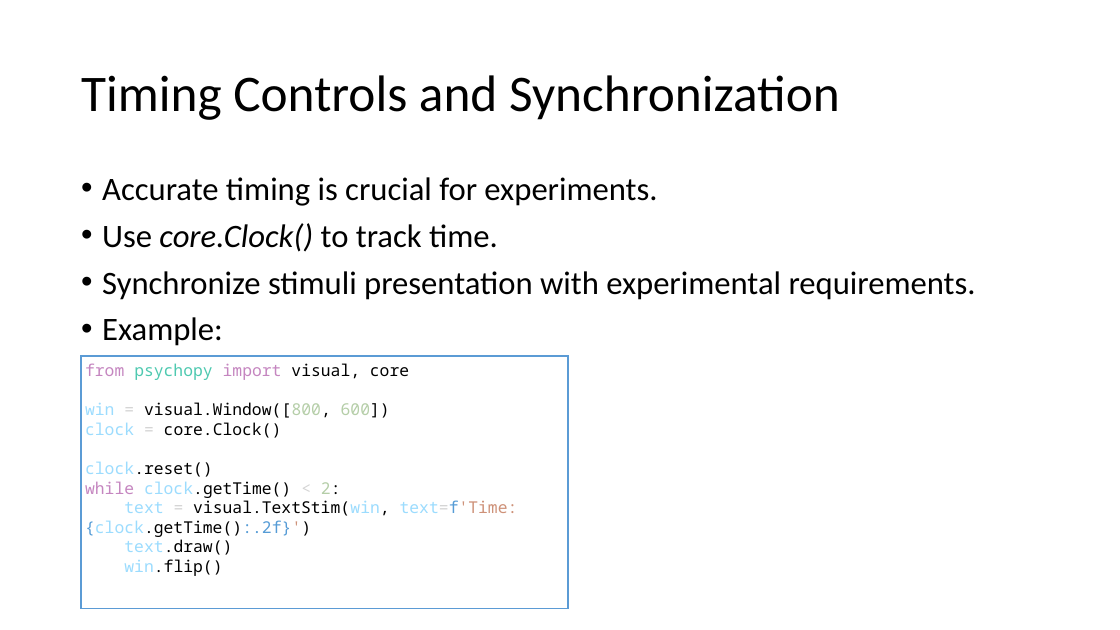
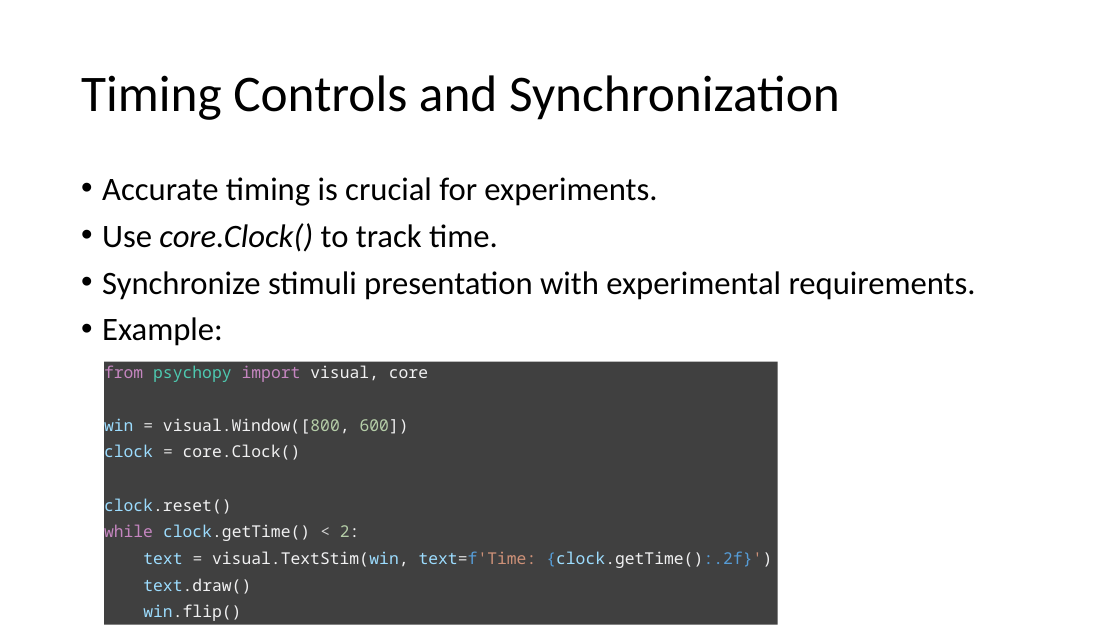
Before and after one commit to caggursoy/PsychoPy-Intro-Course, a slide deck: slide 12 of intro-psychopy/part2.pptx. Drawn at 1120x630 pixels with LibreOffice and Linux fonts; fonts in the diff are those of the drawing. Boxes give left, top, right and bottom in pixels: in the first picture for what was removed or moved away, otherwise in the second. Text is boxed around its words. In the diff, an @@ line names an element or a change of style, - is before the commit and + after.

```diff
--- a/intro-psychopy/part2.pptx
+++ b/intro-psychopy/part2.pptx
@@ rectangle "from psychopy import visual, core": place and size @@
-rectangle "from psychopy import visual, core" at (81,356,568,608)
+rectangle "from psychopy import visual, core" at (104,362,778,625)
@@ rectangle "from psychopy import visual, core" at (104,362,778,625): text colour #000000 to #F1F1F2 in "visual, core", "visual.Window([800, 600])", "core.Clock()", "clock.reset()" and 4 more places; more space between paragraphs; fill #FFFFFF to #404040; outline #5B9BD5 1 pt to none @@
```
Also in this commit, not shown: 8 other slides changed.
